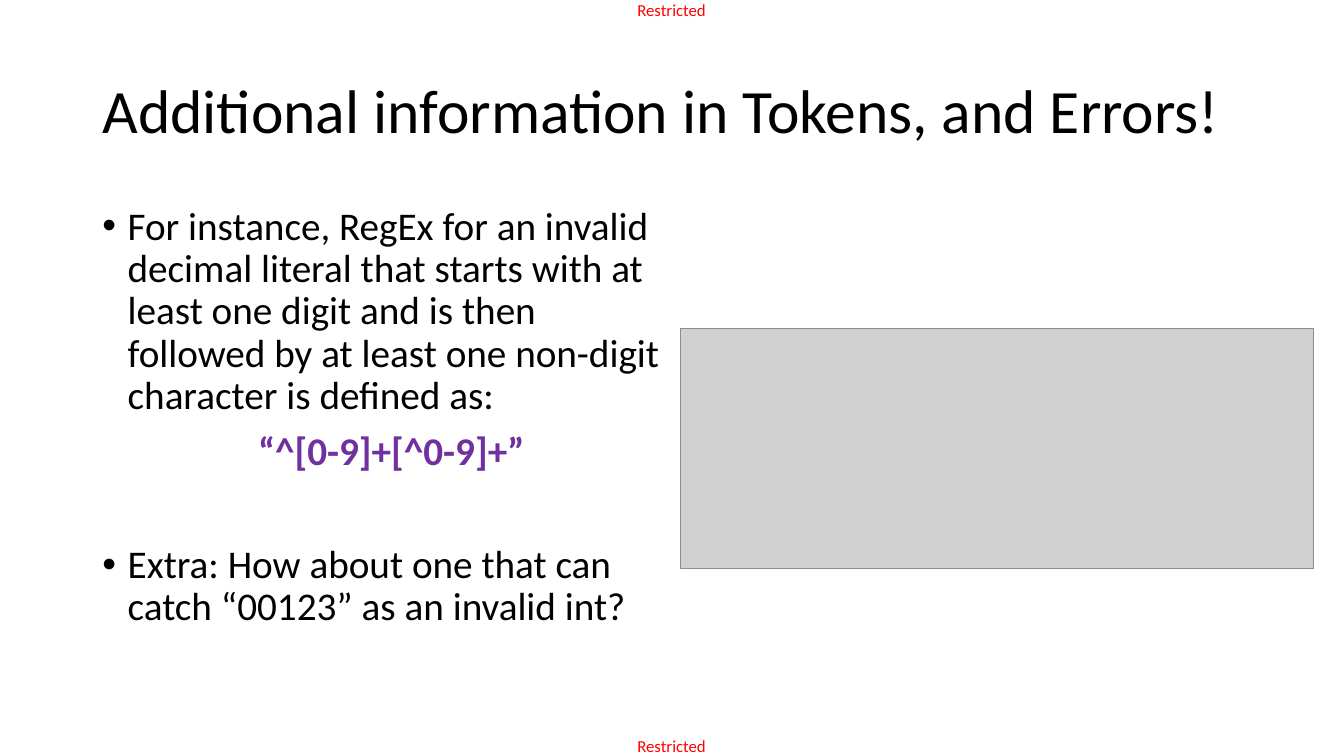
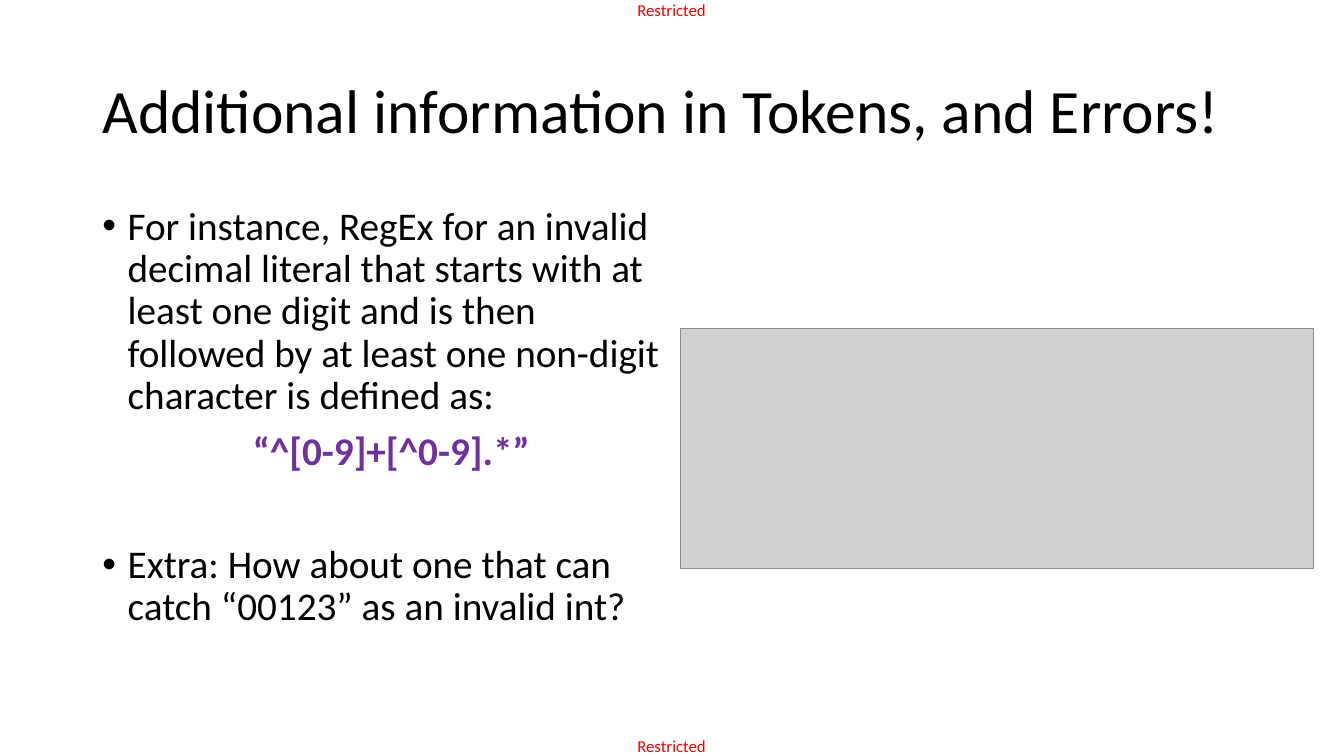
Before and after one commit to matthieudemari/SUTD_PLC_50_051, a slide deck: slide 63 of W6/W6S3 - Token1/W6S3.pptx. Drawn at 1344x756 pixels with LibreOffice and Linux fonts; fonts in the diff are those of the drawing; grey boxes stand for pictures. Boxes give left, top, right and bottom in pixels: in the first picture for what was removed or moved away, otherwise in the second. Text is boxed around its words. In the diff, an @@ line names an element or a change of style, - is before the commit and + after.

```diff
--- a/W6/W6S3 - Token1/W6S3.pptx
+++ b/W6/W6S3 - Token1/W6S3.pptx
@@ text at <box>253,436,530,471</box>: text changed @@
-“^[0-9]+[^0-9]+”
+“^[0-9]+[^0-9].*”
```
Also in this commit, not shown: 3 other slides changed.
